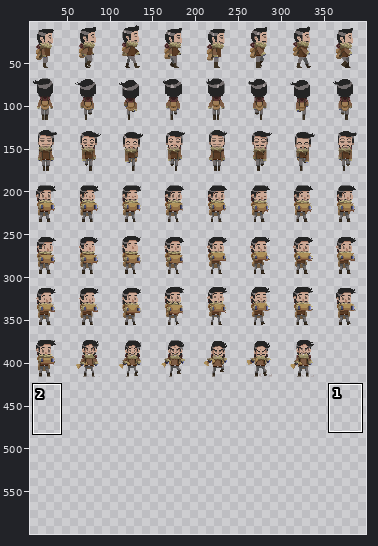
Two versions of one sprite sheet, assets/explorer_sprite.png. Above: a wide view before the commit, with the close-up outlined.
Close-up. Old version:
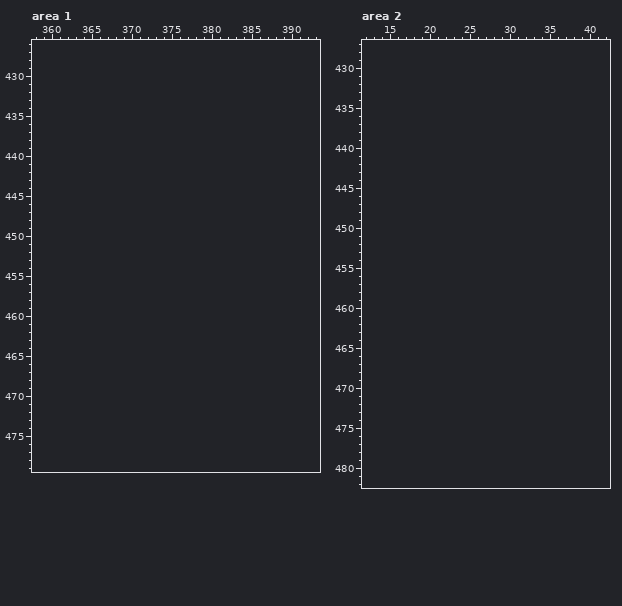
The file is 400x420 pixels. Colours within 5 levels of each other are drawn and written as one. Shown: area 1: x 358..393, y 426..479; area 2: x 12..42, y 427..482. The old version is drawn lined up with the new one, on the new canvas. The wide view leaves out empty margins. The commit also changed other parts of the picture, which this record leaves out.
Palette (. is transparent): 
New version:
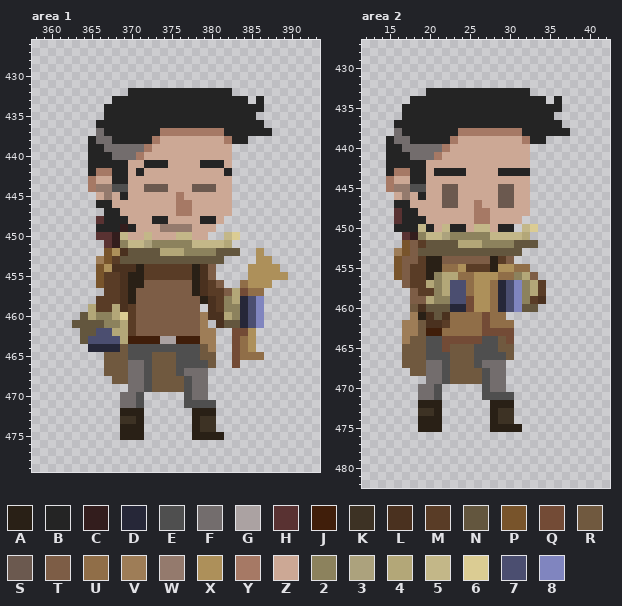
Colours new in this view: A #292016  B #242424  C #331d1d  D #262738  E #4f4f4f  F #736d6d  G #aba2a2  H #593232  J #401e0a  K #3d3224  L #4a311f  M #593c26  N #63563e  P #78542b  Q #734b36  R #70593f  S #6b594f  T #7d5d46  U #906e48  V #9e7d57  W #947a6d  X #ad905a  Y #a67965  Z #cca895  2 #8c825d  3 #aca27d  4 #b3a778  5 #c3b788  6 #dbcc93  7 #4b4e70  8 #8085bf
Diff:
canvas 400x420 -> 400x600
Changed rows in their new state; - is an unchanged pixel.
Area 1:
first column x 363:
432 -------BBBBBBBBBBBBB-------
433 -----BBBBBBBBBBBBBBBBB-B---
434 ----BBBBBBBBBBBBBBBBBBBB---
435 ----BBBBBBBBBBBBBBBBBBB----
436 ---BBBBBBBBBBBBBBBBBBBBB---
437 ---FBBBBBBBYYYYYYYYBBBBBB--
438 --BFFBBBBBYZZZZZZZZYBB-----
439 --BBFFFFFYZZZZZZZZZZ-------
440 --BBBFFFYZZZZZZZZZZZ-------
441 --BBBBBZZBBBZZZZBBBZ-------
442 --BYYBBZBZZZZZZZZZZB-------
443 --YZZBBZZZZZZZZZZZZZ-------
444 --YWWEEZZSSSZZZSSSZZ-------
445 ---ZWZBZZZZZZYZZZZZZ-------
446 ---BBZZZZZZZZYYZZZZZ-------
447 ----BBZZZZZZZYYZZZZZ-------
448 ---HBBBZZZBBZZZZBBZ--------
449 ---BBBCBZZZWWWWZZZ---------
450 ---HHC5ZZ5ZZZ55ZZ--56------
451 ----HC25532222255554-------
452 ----PXLNNNN4442222NNN--X---
453 ---VPMNNNNNNNNNNNNN----XX--
454 ---PXLLLAMMMMMMALT----XXXX-
455 ---PMMLAAMMMMMMALT----XXXXX
456 ---PMMLAATTTTTTALMT--UXXX--
457 ----MMLATTTTTTTALMMT4QUU---
458 ---MMMLATTTTTTTTALM24D78---
459 --4MM4LMTTTTTTTT-LM22D78---
460 -N42246MTTTTTTTTVLL42D78---
461 NNNN224MTTTTTTTTV-LNND78---
462 -NN7744MTTTTTTTTVV--QQX----
463 -N77774JJJJGGJJJVV--QUX----
464 --DDDDREEEEEEEEERV--QUX----
465 ----RRREEERRREEERR--QUUU---
466 ----RRRFFERRREEEER--Q------
467 ----RRRFFERRREFFF----------
468 -----RRFFERRRREFF----------
469 -------FFERRRREFF----------
470 ------FFE-----EFF----------
471 ------FFE-----EEEE---------
472 ------AAA------AAA---------
473 ------KKA------AKK---------
474 ------AAA------AKK---------
475 ------AAA------AAAA--------
Area 2:
first column x 15:
433 -----BBBBBBBBBBBBB-----
434 ---BBBBBBBBBBBBBBBBB-B-
435 --BBBBBBBBBBBBBBBBBBBB-
436 --BBBBBBBBBBBBBBBBBBB--
437 -BBBBBBBBBBBBBBBBBBBBB-
438 -FBBBBBBBYYYYYYYYBBBBBB
439 BFFBBBBBYZZZZZZZZYBB---
440 BBFFFFFYZZZZZZZZZZ-----
441 BBBFFFYZZZZZZZZZZZ-----
442 BBBBBZZZZZZZZZZZZZ-----
443 BYYBBZBBBBZZZZBBBB-----
444 YZZBBZZZZZZZZZZZZZ-----
445 YWWEEZZSSZZZZZSSZZ-----
446 -ZWZBZZSSZZZZZSSZZ-----
447 -BBZZZZSSZZYZZSSZZ-----
448 -HBBZZZZZZZYYZZZZZ-----
449 -HBBBZZZZZZYYZZZZ------
450 -BBB5BZ5BBZ55ZBB-56----
451 --HC25532222255554-----
452 --PTMNNNN4442222NNN----
453 -VPTNNNNNNNNNNNNN------
454 -PTTMAATTTTTTAMT-------
455 -PTMMAAUUXMMMAXXUU-----
456 -PTMMA244UUXXXUU24T----
457 --TMM42477UXXUD7824M---
458 ---TMM2477UXXUD7824M---
459 ---TT42277QXXUD782ML---
460 ---RLNNNDDQXXUD78NN----
461 ---VALNLUUUUQUU--------
462 --VVRLLMUUUUQUUU-------
463 --VVRJJUUUUUQQQQ-------
464 --VRREEQQQQQEERQ-------
465 --RRREEQRRREEERR-------
466 --RRREEERRREEEER-------
467 --RRRFFERRREFFF--------
468 ---RRFFERRRREFF--------
469 -----FFERRRREFF--------
470 ----FFE-----EFF--------
471 ----FFE-----EEEE-------
472 ----AAA------AAA-------
473 ----KKA------AKK-------
474 ----AAA------AKK-------
475 ----AAA------AAAA------
